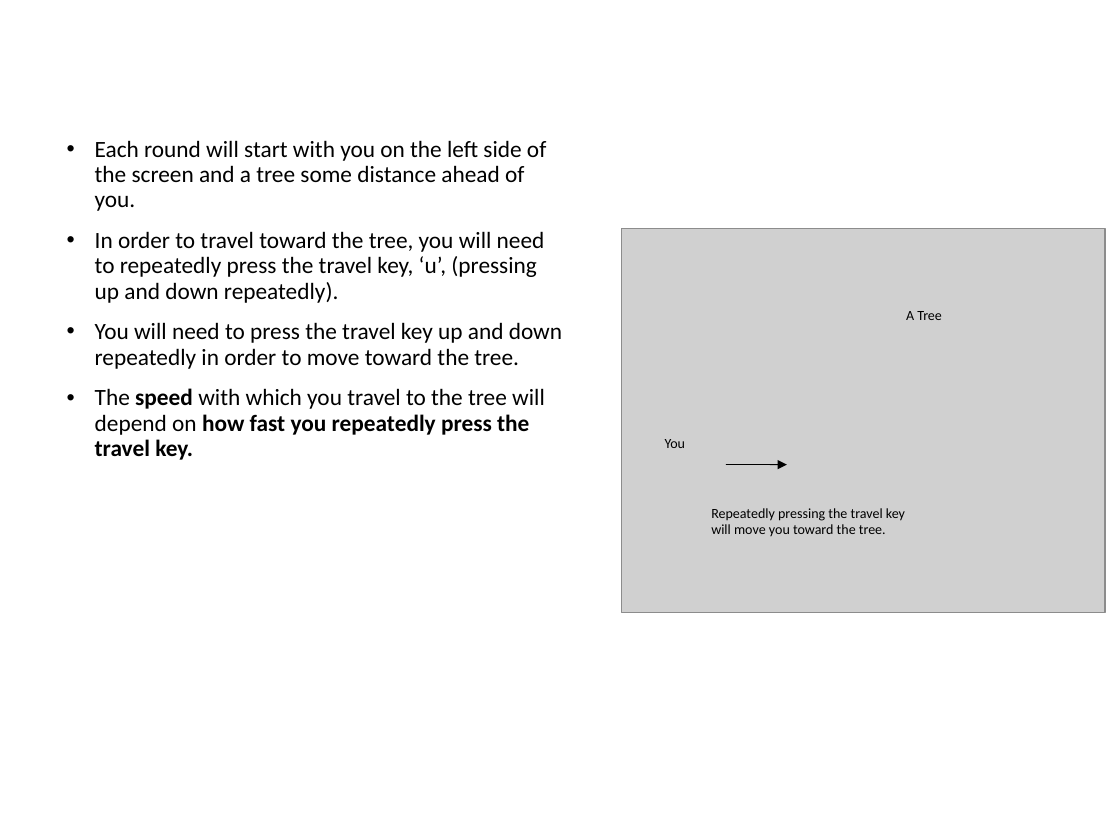
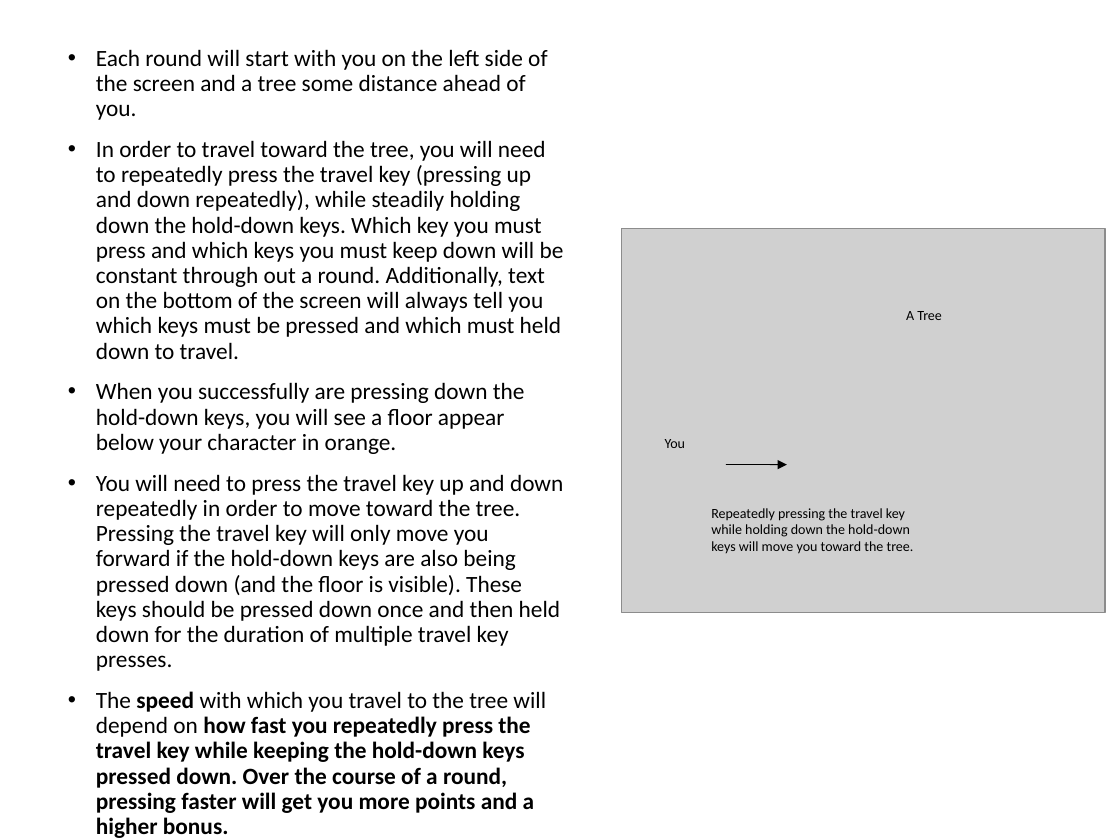
Before and after one commit to evanrussek/forage_jsp_2, a slide deck: slide 3 of public/ver_6/Stimuli/forage_instructions.pptx. Drawn at 1120x840 pixels with LibreOffice and Linux fonts; fonts in the diff are those of the drawing; grey boxes stand for pictures. Boxes give left, top, right and bottom in pixels: in the first picture for what was removed or moved away, otherwise in the second. Text is boxed around its words. In the diff, an @@ line names an element or a change of style, - is before the commit and + after.

```diff
--- a/public/ver_6/Stimuli/forage_instructions.pptx
+++ b/public/ver_6/Stimuli/forage_instructions.pptx
@@ text "Each round will start with ...": place and size @@
-text "Each round will start with ..." at (95, 140, 562, 460)
+text "Each round will start with ..." at (96, 49, 564, 838)
@@ text at (96, 140, 564, 838): text changed @@
-• In order to travel toward the tree, you will need to repeatedly press the travel key, ‘u’, (pressing up and down repeatedly).
-• You will need to press the travel key up and down repeatedly in order to move toward the tree.
-• The speed with which you travel to the tree will depend on how fast you repeatedly press the travel key.
+• In order to travel toward the tree, you will need to repeatedly press the travel key (pressing up and down repeatedly), while steadily holding down the hold-down keys. Which key you must press and which keys you must keep down will be constant through out a round. Additionally, text on the bottom of the screen will always tell you which keys must be pressed and which must held down to travel.
+• When you successfully are pressing down the hold-down keys, you will see a floor appear below your character in orange.
+• You will need to press the travel key up and down repeatedly in order to move toward the tree. Pressing the travel key will only move you forward if the hold-down keys are also being pressed down (and the floor is visible). These keys should be pressed down once and then held down for the duration of multiple travel key presses.
+• The speed with which you travel to the tree will depend on how fast you repeatedly press the travel key while keeping the hold-down keys pressed down. Over the course of a round, pressing faster will get you more points and a higher bonus.
@@ text at (711, 508, 914, 554): text changed @@
-Repeatedly pressing the travel key will move you toward the tree.
+Repeatedly pressing the travel key while holding down the hold-down keys will move you toward the tree.
```
Also in this commit, not shown: 7 other slides changed, 1 slide added, 1 slide removed, 16 other files.
